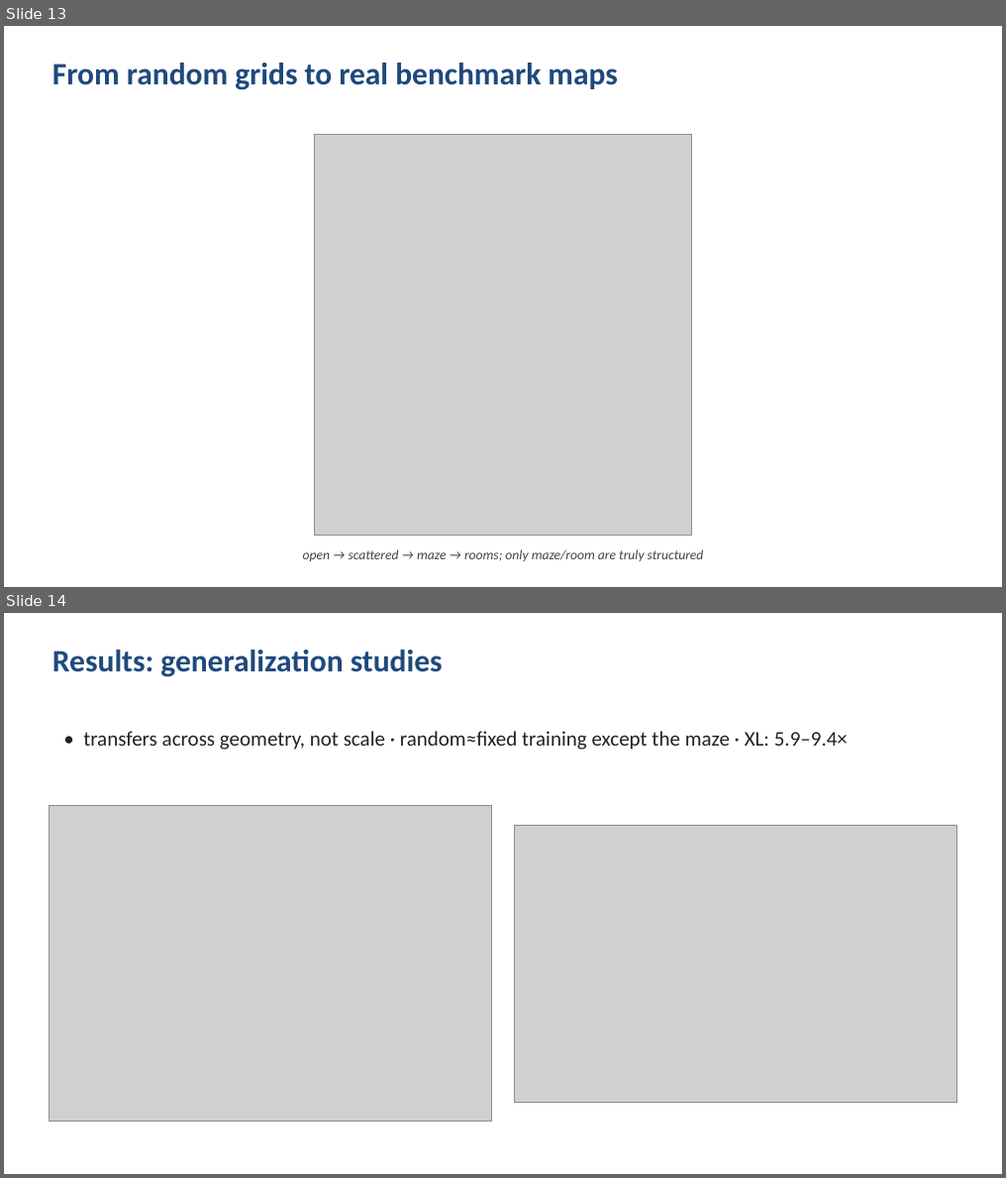
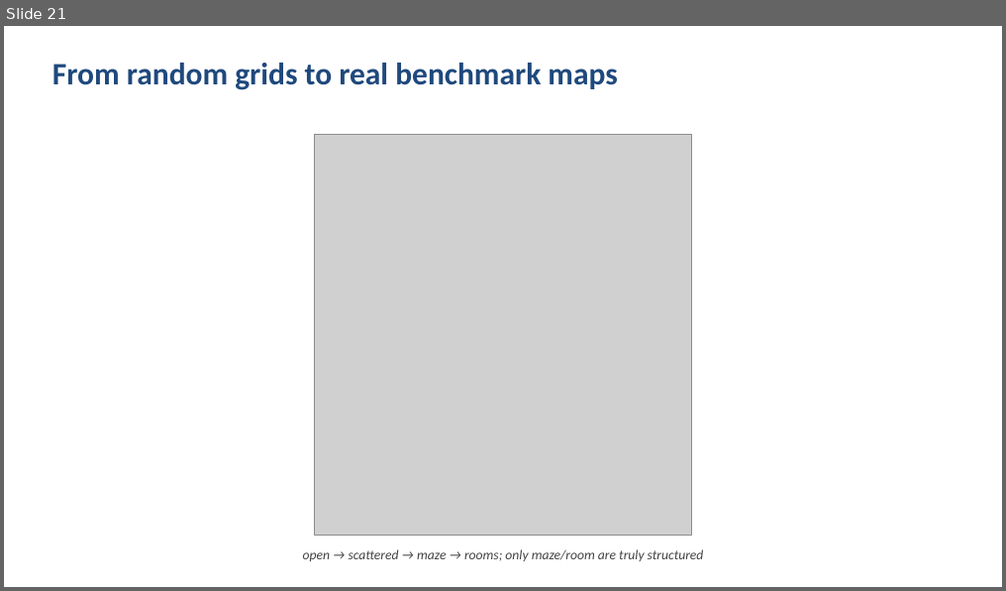
Before and after one commit to Dayan135/Neural_MCPF_Allocation, a slide deck: presentation/slides_claude.pptx. Shown one above the other, each under a label of ours: slides 13 and 14 before the commit, slide 21 after it. The pictures are 1006x1178 and 1006x591 pixels, drawn with LibreOffice and Linux fonts; fonts in the diff are those of the drawing; grey boxes stand for pictures. Boxes give left, top, right and bottom in pixels: in the first picture for what was removed or moved away, otherwise in the second. Text is boxed around its words. In the diff, an @@ line names an element or a change of style, - is before the commit and + after.

```diff
--- a/presentation/slides_claude.pptx
+++ b/presentation/slides_claude.pptx
@@ slide 14 removed at [4,613,1002,1174], background #FFFFFF @@
@@ text removed at [53,650,443,677] @@
-Results: generalization studies
@@ text removed at [83,731,847,750] @@
-• transfers across geometry, not scale · random≈fixed training except the maze · XL: 5.9–9.4×
@@ picture removed at [49,805,492,1122] @@
@@ picture removed at [515,826,957,1103] @@
@@ what was slide 13 is now slide 21 @@
```
Also in this commit, not shown: 7 slides changed, 11 slides added, 4 other slides removed, 20 other files.
